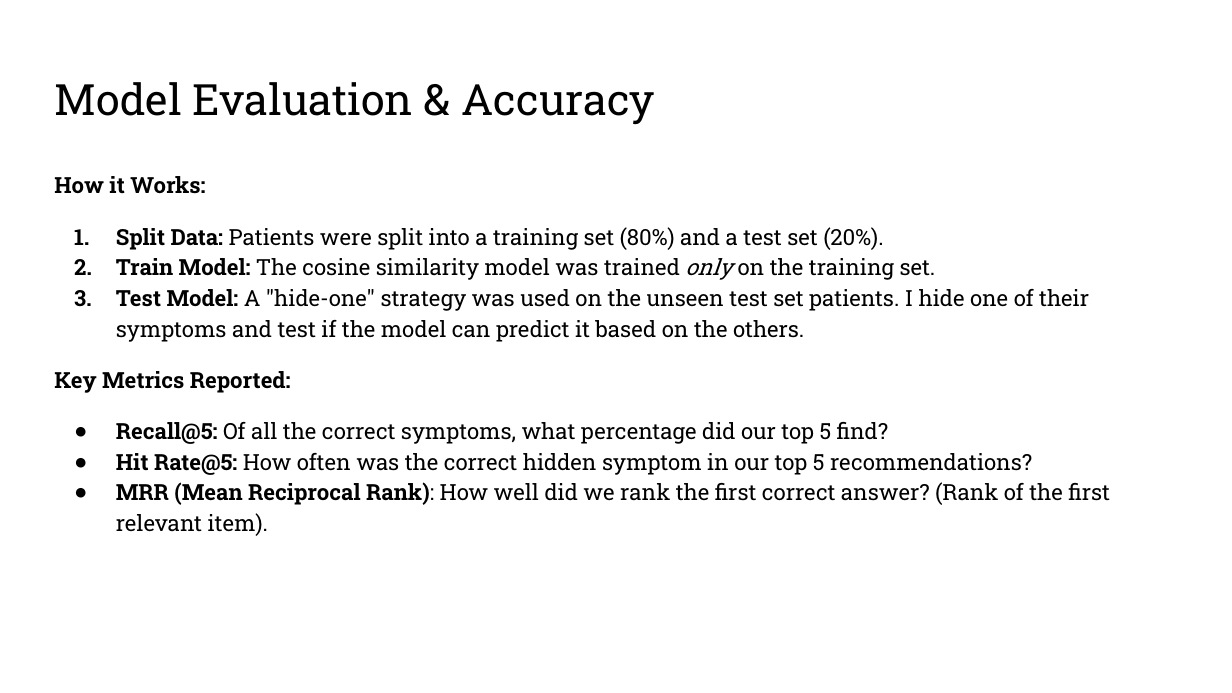
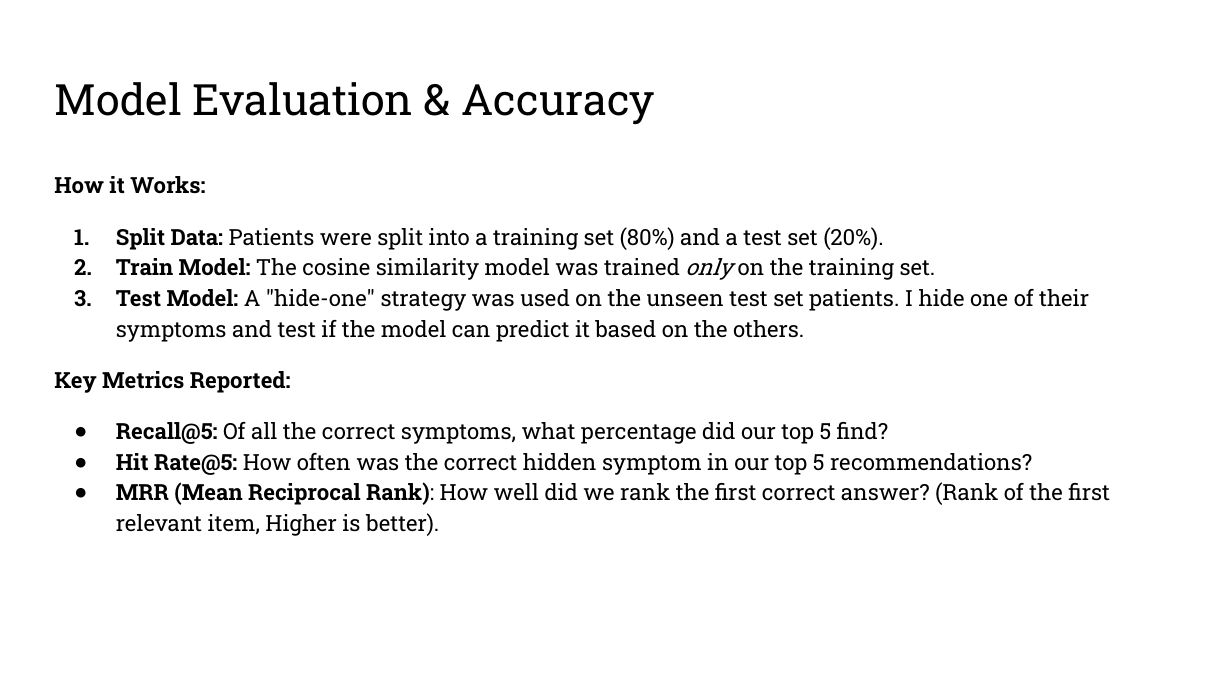
Before and after one commit to Simmmyirmm/Agnos_Test, a slide deck: slide 7 of Main_Test_Agnos_Slide.pptx. Drawn at 1232x693 pixels with LibreOffice and Linux fonts; fonts in the diff are those of the drawing. Boxes give left, top, right and bottom in pixels: in the first picture for what was removed or moved away, otherwise in the second. Text is boxed around its words. In the diff, an @@ line names an element or a change of style, - is before the commit and + after.

Commit message:
Final Version of the Solution Overview Slide

```diff
--- a/Main_Test_Agnos_Slide.pptx
+++ b/Main_Test_Agnos_Slide.pptx
@@ text at (x1=116, y1=482, x2=1110, y2=536): text changed @@
-● MRR (Mean Reciprocal Rank): How well did we rank the first correct answer? (Rank of the first relevant item).
+● MRR (Mean Reciprocal Rank): How well did we rank the first correct answer? (Rank of the first relevant item, Higher is better).
```
